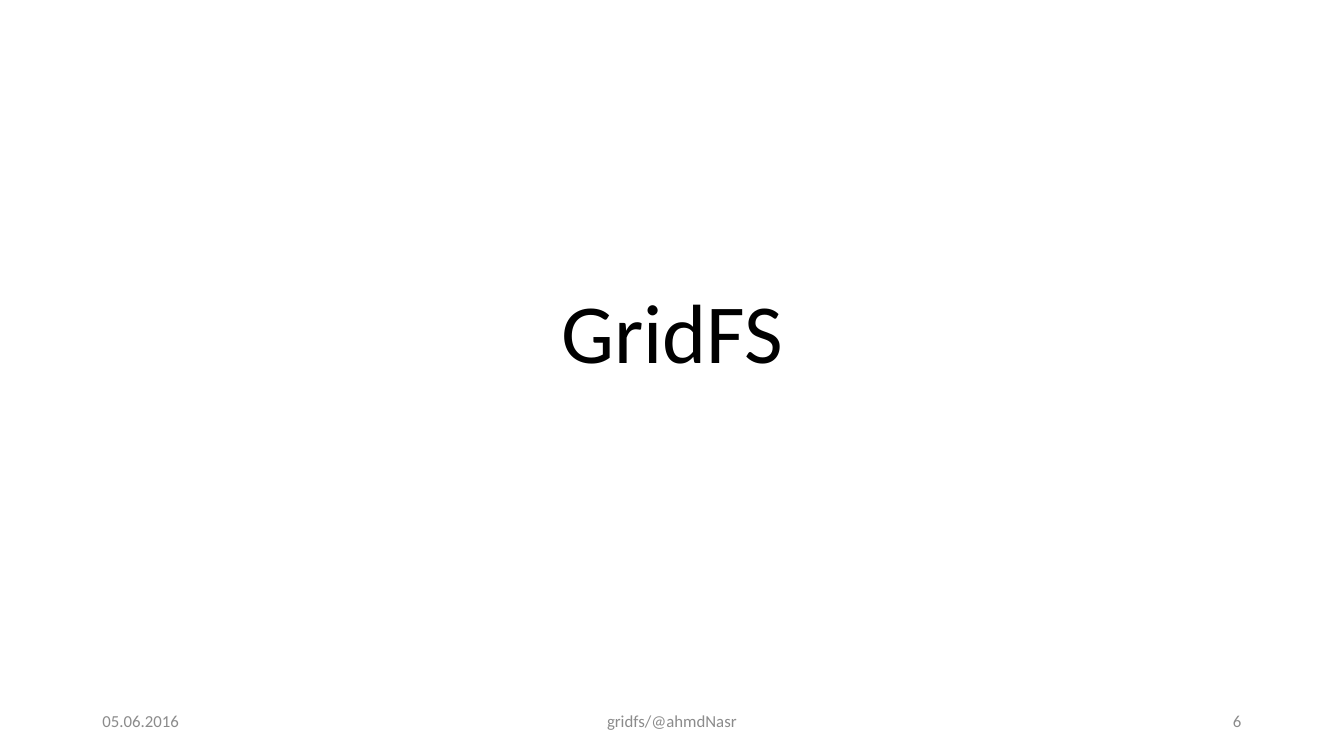
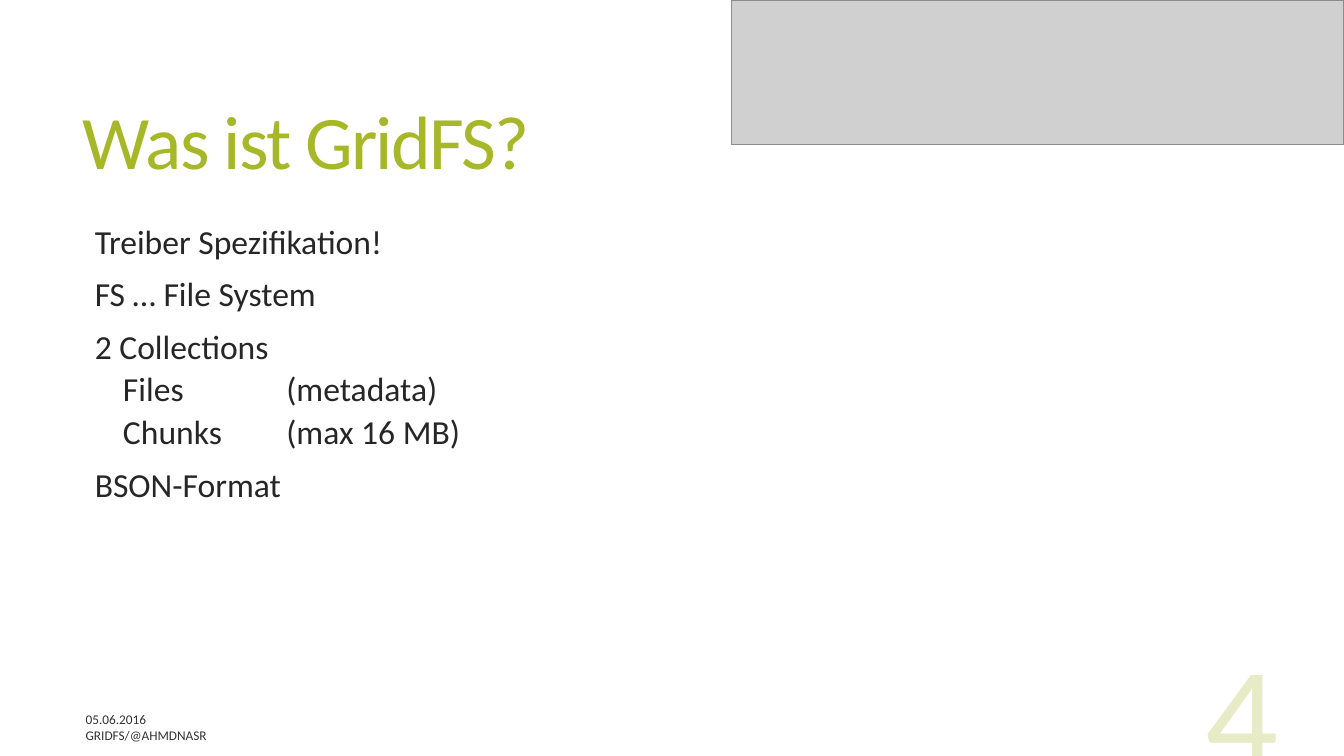
Before and after one commit to ahmdNasr/gridfs_presentation, a slide deck: slide 4 of GridFS.pptx (slide 6 before the commit). Drawn at 1344x756 pixels with LibreOffice and Linux fonts; fonts in the diff are those of the drawing; grey boxes stand for pictures. Boxes give left, top, right and bottom in pixels: in the first picture for what was removed or moved away, otherwise in the second. Text is boxed around its words. In the diff, an @@ line names an element or a change of style, - is before the commit and + after.

Commit message:
added 'Was ist GridFS?' page

```diff
--- a/GridFS.pptx
+++ b/GridFS.pptx
@@ picture added at [732,0,1344,145] @@
@@ title added at [83,116,530,170], 54 pt, text #A6B727 @@
+Was ist GridFS?
@@ text added at [95,230,460,498], 24 pt, text #262626 @@
+  Treiber Spezifikation!
+  FS … File System
+  2 Collections
+    Files (metadata)
+    Chunks (max 16 MB)
+  BSON-Format
@@ title removed at [561,304,782,364] @@
-GridFS
@@ page number added at [966,648,1289,756], 103 pt, text #A6B727 at 25% opacity @@
+4
@@ text "05.06.2016": place and size @@
-text "05.06.2016" at [102,716,178,727]
+text "05.06.2016" at [86,715,146,724]
@@ text "05.06.2016" at [86,715,146,724]: size 12 to 9.5 pt, text colour #8C8C8C to #000000 at 80% opacity @@
@@ page number removed at [1233,716,1241,727] @@
-6
@@ text at [86,731,207,742]: text changed; size 12 to 9.5 pt; text colour #8C8C8C to #000000 at 80% opacity @@
-gridfs/@ahmdNasr
+GRIDFS/@AHMDNASR
```
Also in this commit, not shown: 6 other slides changed, 2 slides added, 22 slides removed.
